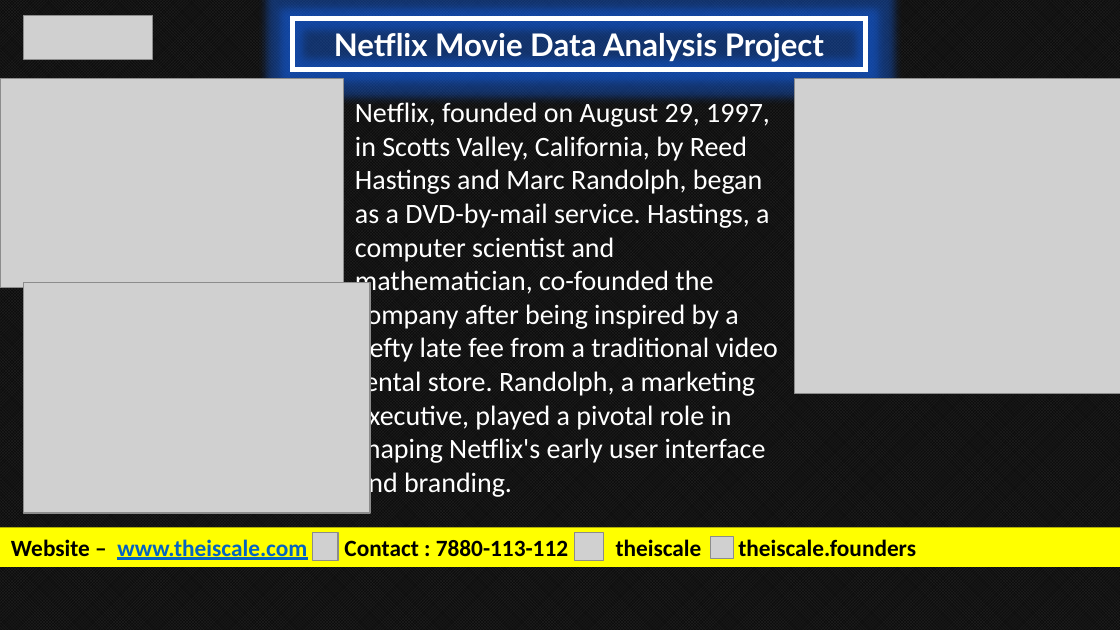
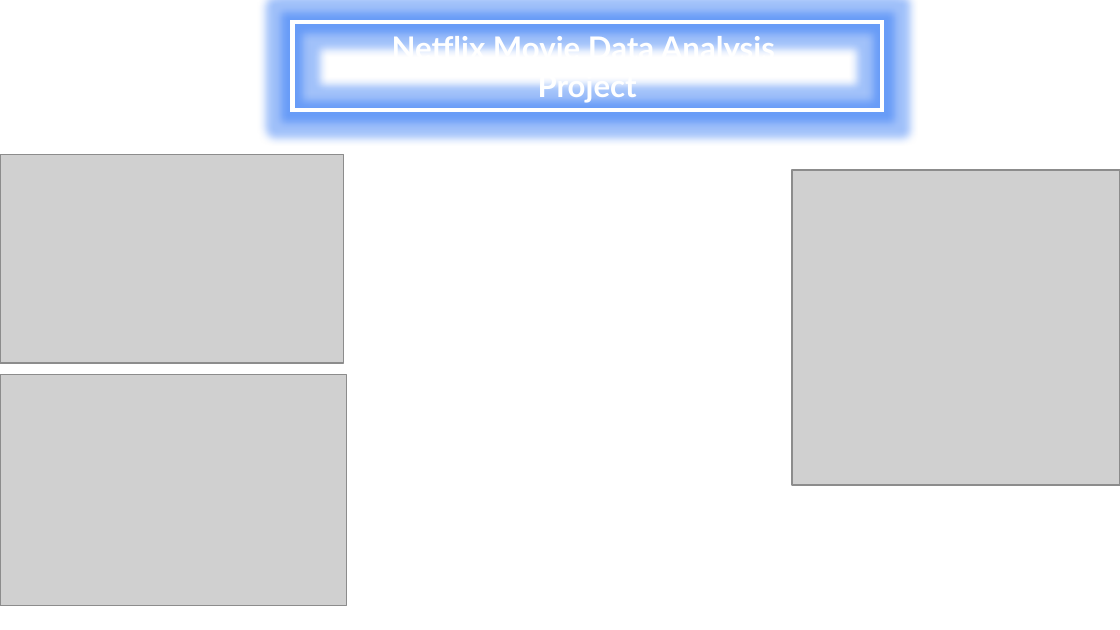
Before and after one commit to Tushar4440/netflix-data-analyst-project, a slide deck: slide 2 of movie data analysis project ppt.pptx (slide 3 before the commit). Drawn at 1120x630 pixels with LibreOffice and Linux fonts; fonts in the diff are those of the drawing; grey boxes stand for pictures. Boxes give left, top, right and bottom in pixels: in the first picture for what was removed or moved away, otherwise in the second. Text is boxed around its words. In the diff, an @@ line names an element or a change of style, - is before the commit and + after.

Commit message:
Update presentation file with new analysis insights

```diff
--- a/movie data analysis project ppt.pptx
+++ b/movie data analysis project ppt.pptx
@@ background pattern #262626 on #0D0D0D to #FFFFFF @@
@@ picture removed at bbox=[24, 15, 152, 58] @@
@@ rectangle "Netflix Movie Data Analysis": place and size @@
-rectangle "Netflix Movie Data Analysis" at bbox=[292, 19, 866, 69]
+rectangle "Netflix Movie Data Analysis" at bbox=[292, 22, 881, 111]
@@ text in rectangle at bbox=[392, 32, 775, 102]: text changed @@
-Netflix Movie Data Analysis Project
+Netflix Movie Data Analysis
+Project
@@ text removed at bbox=[355, 102, 778, 499] @@
-Netflix, founded on August 29, 1997, in Scotts Valley, California, by Reed Hastings and Marc Randolph, began as a DVD-by-mail service. Hastings, a computer scientist and mathematician, co-founded the company after being inspired by a hefty late fee from a traditional video rental store. Randolph, a marketing executive, played a pivotal role in shaping Netflix's early user interface and branding.
@@ picture: place and size @@
-picture at bbox=[0, 78, 344, 287]
+picture at bbox=[0, 155, 344, 363]
@@ picture: place and size @@
-picture at bbox=[794, 78, 1120, 393]
+picture at bbox=[792, 170, 1120, 485]
@@ picture: place and size @@
-picture at bbox=[24, 282, 370, 513]
+picture at bbox=[0, 375, 346, 606]
@@ rectangle removed at bbox=[0, 528, 1120, 567] @@
-Website – www.theiscale.com Contact : 7880-113-112 theiscale theiscale.founders
@@ picture removed at bbox=[312, 533, 338, 561] @@
@@ picture removed at bbox=[575, 533, 604, 561] @@
@@ picture removed at bbox=[710, 536, 734, 559] @@
```
Also in this commit, not shown: 5 other slides changed, 2 slides removed.
